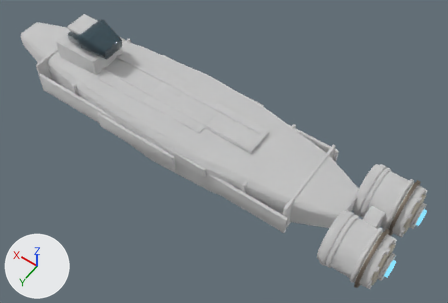
One commit to the glTF model assets/ships/fleet_player_bodies_v1/repair_tender/source/wholeships/repair_tender_production_v1_lod1.glb: the scene before it, then after it.
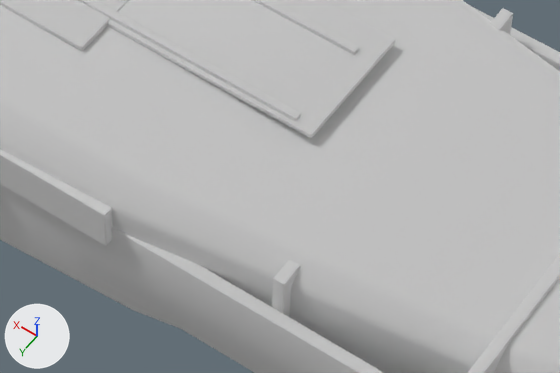
Each version appears first whole from a 50 mm camera at (-8.85, 10.04, 15.33) aimed at (-1.82, 0.19, -0.14), and next in a close-up on the part from 40% to 68% of the width and 40% to 68% of the height. Lighting does not change. The marker at lower left points along +X, +Y and +Z. The last two pictures show the newer version. Objects named as collision shapes, trigger or cutter boxes, shadow casters or lower levels of detail are left out. Where no turn or scale is listed for an object, it has been applied to the vertices. Vertices at exactly the same position are counted once.

The scene before the commit, as lines of its bpy script (objects in view):
```python
me_cube_127 = bpy.data.meshes.new('Cube.127')
me_cube_127.from_pydata(...)  # 1496 vertices, 2900 faces; spans x -7.89..5.25, y -1.78..1.78, z -0.07..1.79
me_cube_127.materials.append(mat_material_mechanical)  # white #e7e7e7
me_cylinder_088 = bpy.data.meshes.new('Cylinder.088')
me_cylinder_088.from_pydata(...)  # 1168 vertices, 2276 faces; spans x -0.42..11.55, y -1.85..1.85, z -0.87..1.97
me_cylinder_088.materials.append(mat_material_armor)  # white #e7e7e7
me_pressure_hull_mesh_001 = bpy.data.meshes.new('Pressure_Hull_Mesh.001')
me_pressure_hull_mesh_001.from_pydata(...)  # 848 vertices, 1648 faces; spans x -6.15..7.0, y -1.6..1.6, z -0.73..0.89
me_pressure_hull_mesh_001.materials.append(mat_material_hull)  # white #e7e7e7
ob_lod1_armor = bpy.data.objects.new('LOD1_Armor', me_cylinder_088)
ob_lod1_armor.location = (-6.85, 0.0, 0.1)
ob_lod1_hull = bpy.data.objects.new('LOD1_Hull', me_pressure_hull_mesh_001)
ob_lod1_hull.location = (0.0, 0.0, 0.0)
ob_lod1_mechanical = bpy.data.objects.new('LOD1_Mechanical', me_cube_127)
ob_lod1_mechanical.location = (0.0, 0.0, -0.88)
```
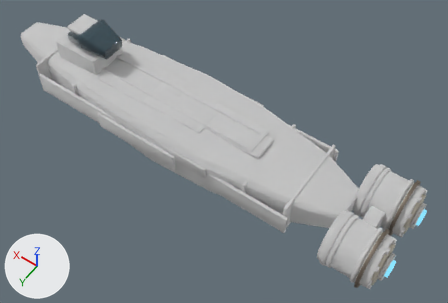
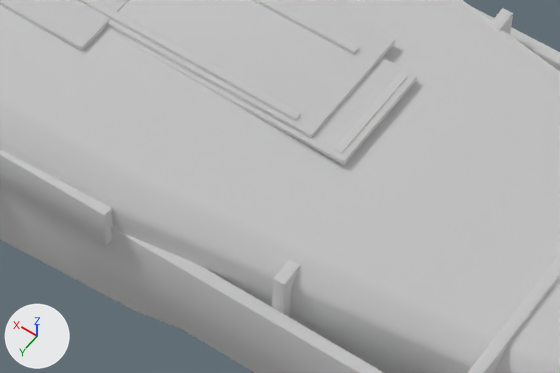
Changed parts and their boxes (x1, y1, x2, y2) in the close-ups (560 x 373 px):
'LOD1_Armor', reshaped: before (0, 0, 395, 246); after (0, 0, 417, 246)
'LOD1_Mechanical', reshaped: before (78, 0, 359, 121); after (78, 0, 408, 154)
part 1 of me_cylinder_088, added: after (116, 32, 417, 165)
part 2 of me_cube_127, added: after (316, 65, 388, 141)

What the commit changed:
me_cylinder_088 is used by ob_lod1_armor; location (-6.85, 0.0, 0.1).
me_cylinder_088 had 1168 vertices, 2276 faces and spanned x -0.42..11.55, y -1.85..1.85, z -0.87..1.97.
me_cylinder_088 now has 1336 vertices, 2600 faces and spans x -0.42..11.55, y -1.85..1.85, z -0.87..1.97.
me_cylinder_088 part 1: the loose piece of 56 vertices spanning x 3.91..5.87, y -0.61..0.42, z 0.74..0.78 is copied, and the copy is scaled about its middle by (1, 0.878, 1.09), then moved by (-0.28, 0.1, -0.04); it spans x 3.63..5.59, y -0.45..0.45, z 0.7..0.74.
Other edits to the shape of me_cylinder_088 do not show in these pictures.
me_cube_127 is used by ob_lod1_mechanical; location (0.0, 0.0, -0.88).
me_cube_127 had 1496 vertices, 2900 faces and spanned x -7.89..5.25, y -1.78..1.78, z -0.07..1.79.
me_cube_127 now has 2000 vertices, 3872 faces and spans x -7.89..5.25, y -1.78..1.78, z -0.07..1.79.
me_cube_127 part 2: the loose piece of 56 vertices spanning x -5.25..5.25, y -0.45..0.45, z -0.07..0.07 is copied, and the copy is scaled about its middle by (0.153, 0.836, 1.08), then moved by (-2.24, 0.0, 1.66); it spans x -3.04..-1.44, y -0.37..0.37, z 1.59..1.72.
Other edits to the shape of me_cube_127 do not show in these pictures.
